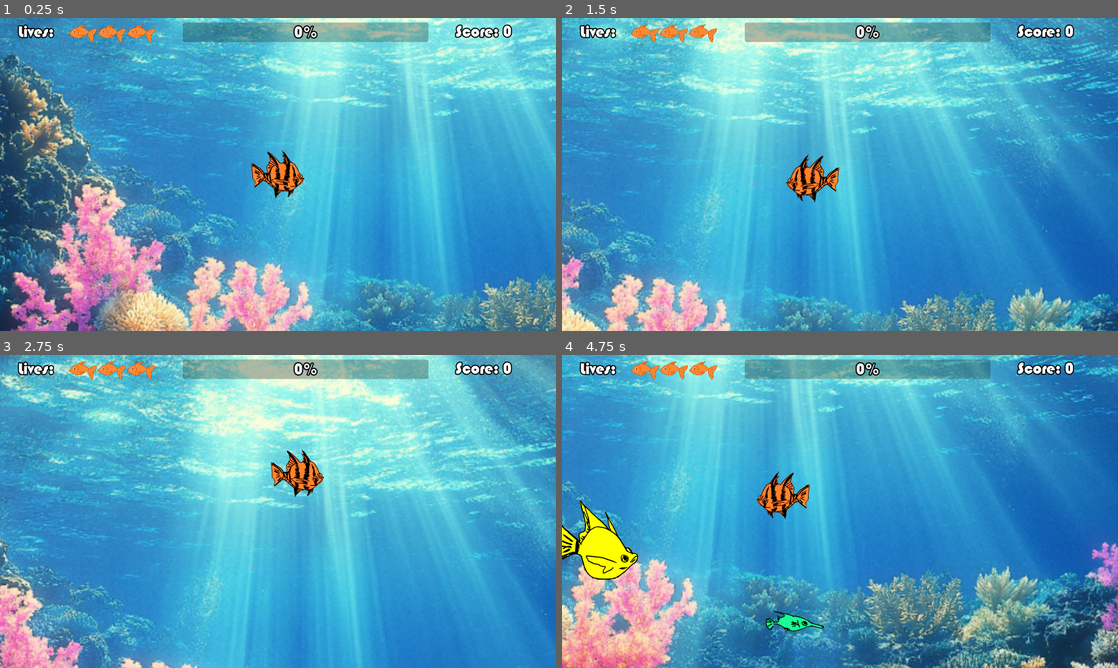
Above: before the commit, frames 1-4 (two rows, left to right).
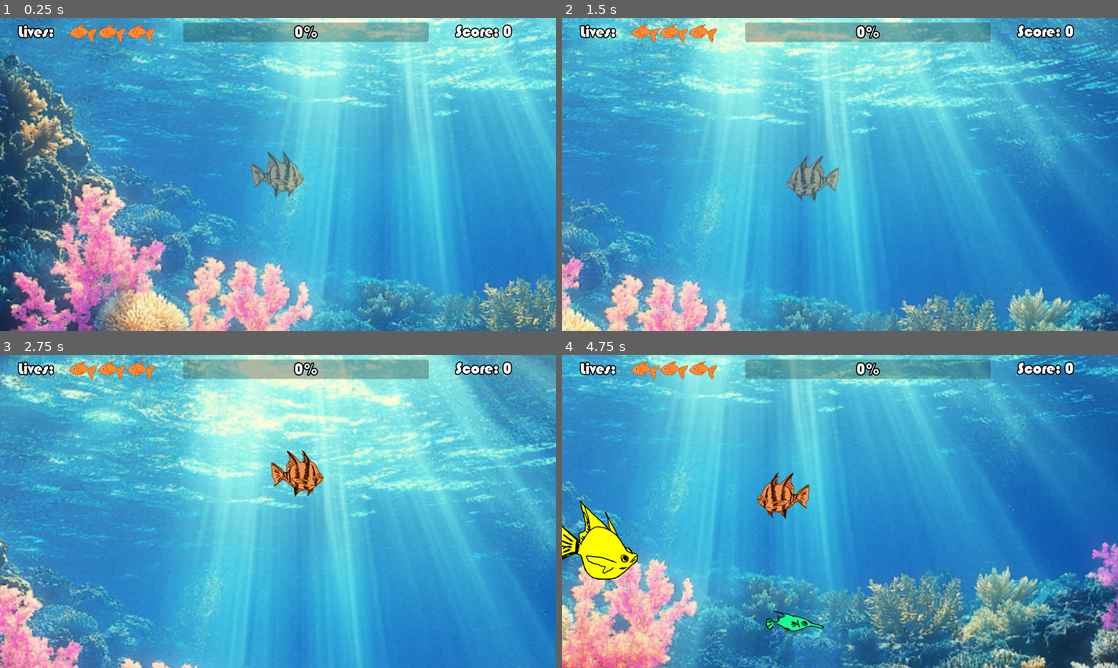
Above: after the commit, the same moments.

Repository: cpbarrett9/fish-game
Game: Godot game, scene res://Scenes/Levels/main.tscn
Two runs of this game, one before a commit and one after it. Both use one fixed random seed, a clock stepped at 60 frames per second and the inputs below.
Inputs (mouse positions are in pixels of both pictures, inside the frame that each line leads up to):
- Up to frame 1 (0.25 s): no input
- Up to frame 2 (1.5 s): tap Enter at 0.5 s; move the mouse to (962, 158) at 0.52 s; move the mouse to (728, 190) at 1.27 s
- Up to frame 3 (2.75 s): move the mouse to (333, 442) at 2.02 s
- Up to frame 4 (4.75 s): move the mouse to (812, 574) at 2.77 s; move the mouse to (1006, 558) at 3.52 s; move the mouse to (673, 464) at 4.27 s

The runs differ from the first frame. In frame 1, 0.8% of the frame differs, in the area x 32-78%, y 1-58%; in frame 2, 0.8%; in frame 3, 0.7%; in frame 4, 0.8%.

Commit message:
Player fish is now briefly invincible on game start / respawn

Diff:
--- a/Scenes/Levels/main.tscn
+++ b/Scenes/Levels/main.tscn
@@ -1,10 +1,9 @@
-[gd_scene load_steps=19 format=3 uid="uid://cstrpg5n8semn"]
+[gd_scene load_steps=17 format=3 uid="uid://cstrpg5n8semn"]
 
 [ext_resource type="Script" uid="uid://pp5ouem56jyh" path="res://Scripts/main.gd" id="1_7i1ub"]
 [ext_resource type="Script" uid="uid://y2n532cv67ei" path="res://Scripts/player_fish.gd" id="1_s0gyx"]
 [ext_resource type="Texture2D" uid="uid://c1pxuv2gm3cgs" path="res://Sprites/coral reef.png" id="2_w0lsm"]
 [ext_resource type="Script" uid="uid://bnk3bomgijl2y" path="res://Scripts/npc_fish.gd" id="2_yjsus"]
-[ext_resource type="Shader" uid="uid://0p8kqhjo1si0" path="res://Scenes/Levels/main.gdshader" id="4_tpkgp"]
 [ext_resource type="Texture2D" uid="uid://c5srg1m6v0wvf" path="res://Sprites/sprite_stripedFish.png" id="4_w0lsm"]
 [ext_resource type="PackedScene" uid="uid://b5db7dwugwytt" path="res://Scenes/Objects/npc_fish.tscn" id="5_w0lsm"]
 [ext_resource type="Script" uid="uid://bxgsnit0wmyd4" path="res://Scripts/spawner.gd" id="7_irfg1"]
@@ -16,11 +15,6 @@
 [ext_resource type="Script" uid="uid://t86ev605jg0t" path="res://Scripts/game_over.gd" id="13_irn1k"]
 [ext_resource type="Texture2D" uid="uid://84kyueo3ny10" path="res://Sprites/sprite_black.jpg" id="13_snpdt"]
 [ext_resource type="Script" uid="uid://n2x4vml63a2o" path="res://Scripts/dim_overlay.gd" id="14_snpdt"]
-
-[sub_resource type="ShaderMaterial" id="ShaderMaterial_irfg1"]
-shader = ExtResource("4_tpkgp")
-shader_parameter/contrast = 2.50000011875
-shader_parameter/tint_color = Color(1, 0.37254903, 0.12156863, 1)
 
 [sub_resource type="RectangleShape2D" id="RectangleShape2D_w0lsm"]
 size = Vector2(88, 70)
@@ -39,7 +33,6 @@
 speed = 3.0
 
 [node name="Sprite2D" type="Sprite2D" parent="PlayerFish"]
-material = SubResource("ShaderMaterial_irfg1")
 scale = Vector2(0.3, 0.3)
 texture = ExtResource("4_w0lsm")
 
@@ -118,9 +111,9 @@
 position = Vector2(239, 45)
 
 [node name="ProgressBar" type="ProgressBar" parent="UI"]
-offset_left = 526.0
+offset_left = 527.0
 offset_top = 13.0
-offset_right = 1233.0
+offset_right = 1234.0
 offset_bottom = 69.0
 theme_override_colors/font_color = Color(0.95, 0.95, 0.95, 1)
 theme_override_colors/font_outline_color = Color(0, 0, 0, 1)
--- a/Scenes/Objects/npc_fish_large.gd
+++ b/Scenes/Objects/npc_fish_large.gd
@@ -36,7 +36,7 @@
 			node_main.set_score(pointValue)
 			#print(str(main.score))
 			queue_free()
-		else:
+		elif !node_main.isInvincible():
 			player.gameOver()
 
 func bob() -> void:
--- a/Scripts/main.gd
+++ b/Scripts/main.gd
@@ -3,6 +3,7 @@
 var score: int = 0
 var playerSize: int = 1
 var numLives: int = 3
+var invincible: bool = false
 @onready var transition = $Transition
 
 # Called when the node enters the scene tree for the first time.
@@ -37,6 +38,17 @@
 func incrementSize() -> void:
 	playerSize = playerSize + 1
 
+#Invincibility code:
+func invincibleOn() -> void:
+	invincible = true
+	print("Invincible on")
+
+func invincibleOff() -> void:
+	invincible = false
+	print("Invincible off")
+
+func isInvincible() -> bool:
+	return invincible
 
 signal score_changed(new_score)
 func set_score(value):
--- a/Scripts/npc_fish_large.gd
+++ b/Scripts/npc_fish_large.gd
@@ -36,7 +36,7 @@
 			node_main.set_score(pointValue)
 			#print(str(main.score))
 			queue_free()
-		else:
+		elif !node_main.isInvincible():
 			player.gameOver()
 
 func bob() -> void:
--- a/Scripts/npc_fish_medium.gd
+++ b/Scripts/npc_fish_medium.gd
@@ -51,7 +51,7 @@
 			node_main.set_score(pointValue)
 			#print(str(main.score))
 			queue_free()
-		else:
+		elif !node_main.isInvincible():
 			player.gameOver()
 
 func bob() -> void:
--- a/Scripts/player_fish.gd
+++ b/Scripts/player_fish.gd
@@ -26,7 +26,7 @@
 
 # Called when the node enters the scene tree for the first time.
 func _ready() -> void:
-	pass # Replace with function body.
+	toggleInvincible(2)
 
 func getSize() -> int:
 	return size
@@ -68,6 +68,14 @@
 	var y: float = position.y
 	return Vector2(x,y)
 
+func toggleInvincible(seconds: int):
+	print("Toggled")
+	node_main.invincibleOn()
+	sprite.modulate.a = 0.5
+	await get_tree().create_timer(seconds).timeout
+	node_main.invincibleOff()
+	sprite.modulate.a = 1
+
 func gameOver():
 	# Hide sprite / display message:
 	if !isGameOver:
@@ -94,6 +102,7 @@
 			position = Vector2(577, 325)
 			$"../UI/ScoreLabel".updateScoreManually() # <- Manually set the label to update to new score
 			isGameOver = false
+			toggleInvincible(2)
 
 		else: # <- If not, then game over for real
 			transition.doFadeIn()
Binary file changed: Sprites/sprite_stripedFish.png
Not shown, changed: .DS_Store
